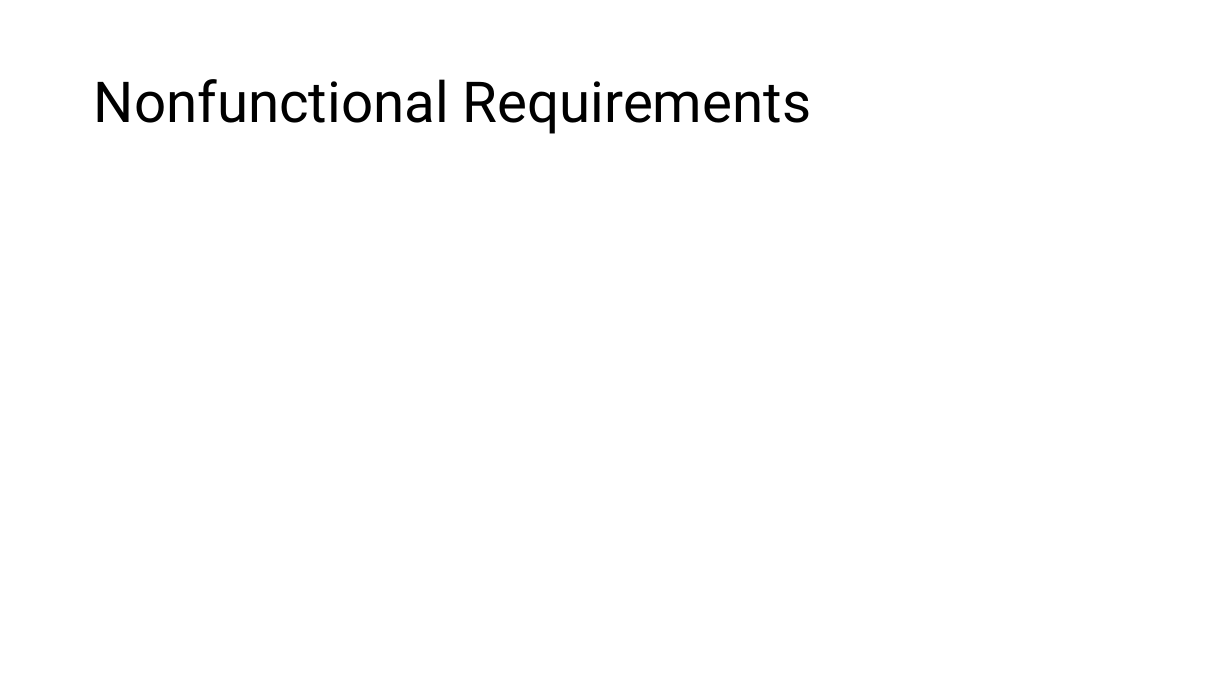
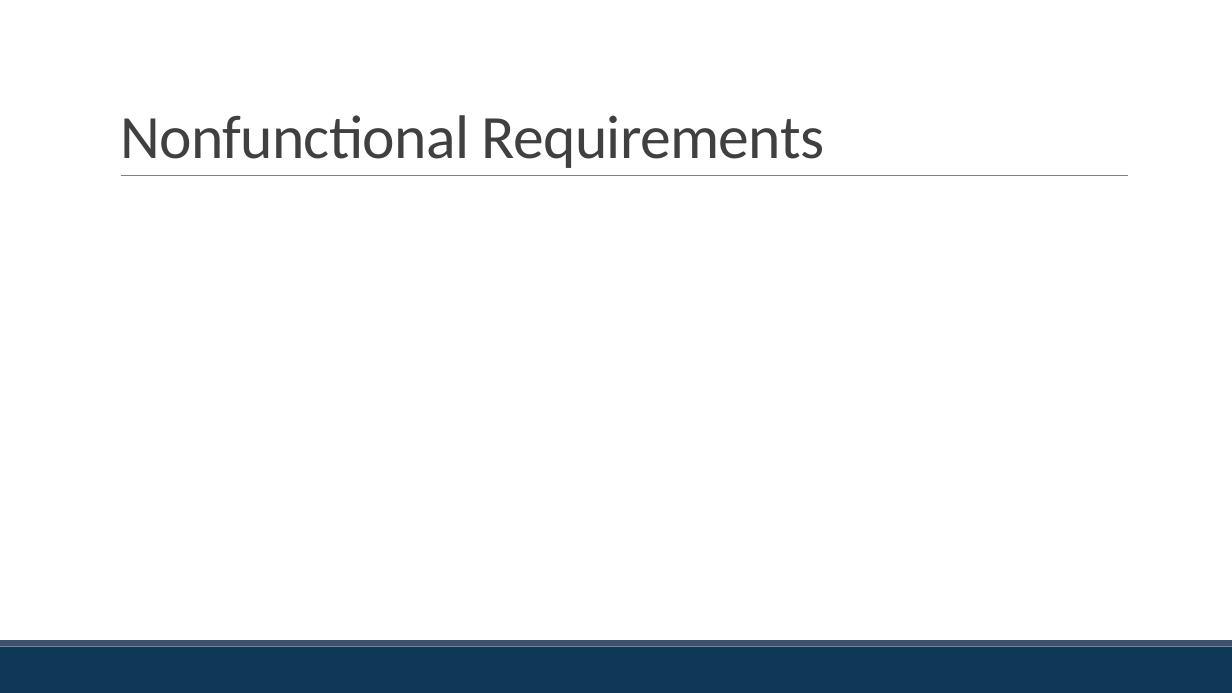
Before and after one commit to hudcho/Studious, a slide deck: slide 10 of ASGMNT3/JHET_Innovations-Assignment3-SRS-Presentation.pptx (slide 9 before the commit). Drawn at 1232x693 pixels with LibreOffice and Linux fonts; fonts in the diff are those of the drawing. Boxes give left, top, right and bottom in pixels: in the first picture for what was removed or moved away, otherwise in the second. Text is boxed around its words. In the diff, an @@ line names an element or a change of style, - is before the commit and + after.

Commit message:
Added slides for functional requirements, added theme for powerpoint, Minor edits to SRS document

```diff
--- a/ASGMNT3/JHET_Innovations-Assignment3-SRS-Presentation.pptx
+++ b/ASGMNT3/JHET_Innovations-Assignment3-SRS-Presentation.pptx
@@ title "Nonfunctional Requirements": place and size @@
-title "Nonfunctional Requirements" at (94, 79, 811, 134)
+title "Nonfunctional Requirements" at (120, 115, 824, 168)
@@ title "Nonfunctional Requirements" at (120, 115, 824, 168): size 44 to 48 pt, font Roboto to Calibri, text colour #000000 to #404040, letter spacing 0 to -0.5 pt; line spacing 0.9 to 0.85; vertical alignment middle to bottom @@
@@ line added from (121, 176) to (1128, 176), #808080 0.5 pt @@
@@ rectangle added at (0, 647, 1232, 693), fill #0F3756 @@
@@ rectangle added at (0, 640, 1232, 647), fill #3E506A @@
```
Also in this commit, not shown: 8 other slides changed, 3 slides added, 2 slides removed, 2 other files.
